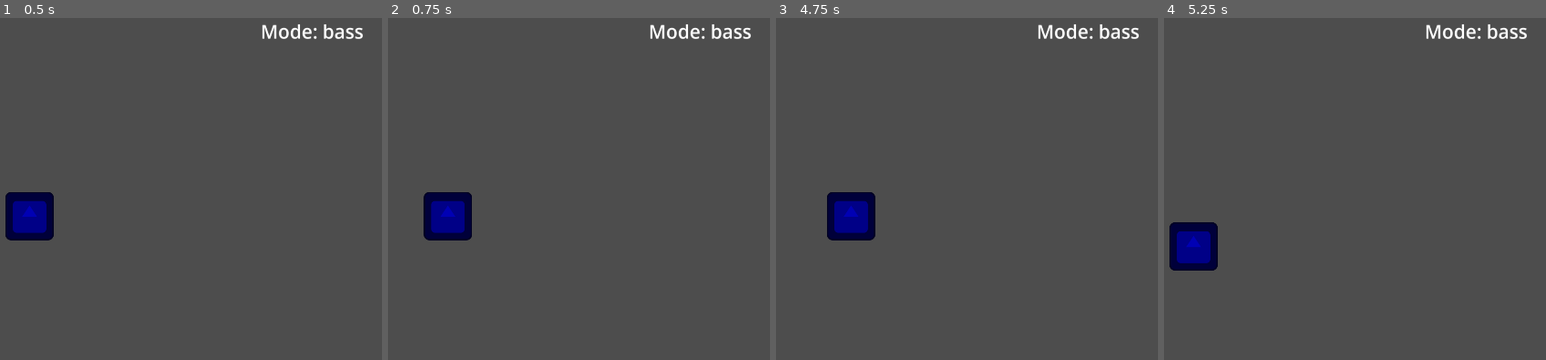
Above: before the commit, frames 1-4 (left to right).
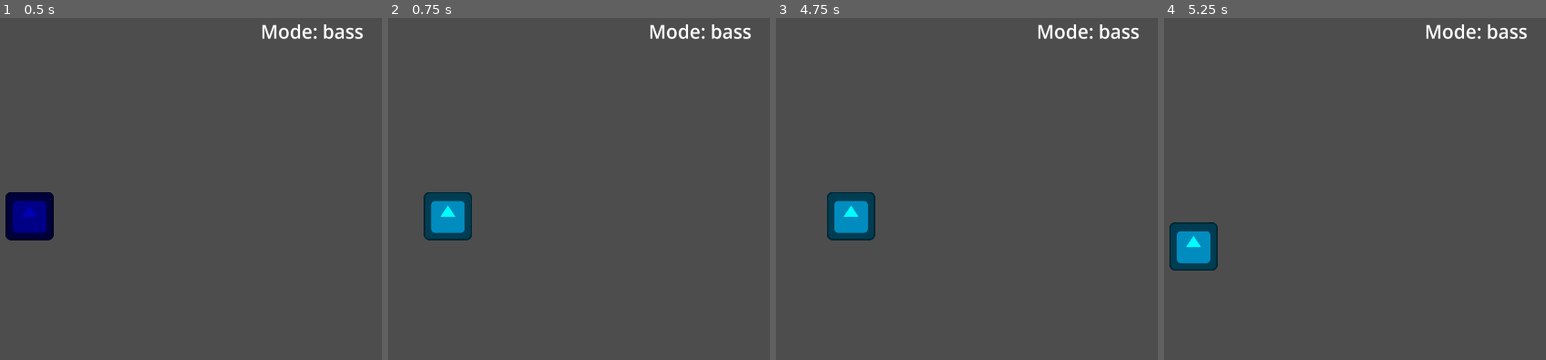
Above: after the commit, the same moments.

Repository: IAmToolbox/Composers-n-Devs-Jam
Game: Godot game, scene res://level/main_level.tscn
Same seed, same stepped clock (60 frames per second), same inputs: the game is played once before the commit and once after it. The engine's default icon, where the game draws it, is replaced by a stand-in: a white triangle on a blue panel in a dark square.
Inputs (mouse positions are in pixels of both pictures, inside the frame that each line leads up to):
- Up to frame 1 (0.5 s): no input
- Up to frame 2 (0.75 s): tap Enter at 0.5 s; move the mouse to (582, 192) at 0.52 s; hold D (right) from 0.53 s (still down); click (582, 192) at 0.6 s
- Up to frame 3 (4.75 s): tap Q (switch_mode) at 0.8, 1.35, 2.3, 2.85, 3.8, 4.35 s; move the mouse to (outside the picture) at 1.27 s; release D (right) at 1.28 s; hold S (down) 1.28-2.03 s; click (outside the picture) at 1.55 s; move the mouse to (882, 124) at 2.02 s; hold D (right) 2.03-2.78 s; click (882, 124) at 2.1 s; move the mouse to (outside the picture) at 2.77 s; hold W (up) 2.78-3.53 s; click (outside the picture) at 3.05 s; move the mouse to (1031, 274) at 3.52 s; hold A (left) from 3.53 s (still down); click (1031, 274) at 3.6 s; move the mouse to (outside the picture) at 4.27 s; click (outside the picture) at 4.55 s
- Up to frame 4 (5.25 s): move the mouse to (1236, 212) at 5.02 s; release A (left) at 5.03 s; hold S (down) from 5.03 s (still down); click (1236, 212) at 5.1 s

Frame 1 is identical in both runs. In frame 2, 1.8% of the frame differs, in the area x 9-22%, y 50-66%; in frame 3, 1.8%; in frame 4, 1.8%, in the area x 1-15%, y 59-74%.

Commit message:
Added shield ability

Diff:
--- a/components/player.tscn
+++ b/components/player.tscn
@@ -15,3 +15,9 @@
 [node name="CollisionShape2D" type="CollisionShape2D" parent="."]
 position = Vector2(-0.5, 0)
 shape = SubResource("RectangleShape2D_5odhx")
+
+[node name="ShieldTimer" type="Timer" parent="."]
+wait_time = 3.0
+one_shot = true
+
+[connection signal="timeout" from="ShieldTimer" to="." method="_on_shield_timer_timeout"]
--- a/player.gd
+++ b/player.gd
@@ -2,11 +2,17 @@
 
 @export var speed := 400
 @export var mode := "bass"
+@export var bass_color := Color.from_rgba8(0, 0, 180, 255)
+@export var treble_color := Color.from_rgba8(180, 0, 0, 255)
+
+@onready var shield_timer = $ShieldTimer
+
+var is_shielded := false
 
 signal mode_switched
 
 func _ready() -> void:
-	modulate = Color.from_rgba8(0, 0, 180, 255) # Default color for bass mode
+	modulate = bass_color # Default color for bass mode
 
 func get_input() -> void:
 	var input_direction := Input.get_vector("left", "right", "up", "down")
@@ -15,18 +21,37 @@
 func switch_mode() -> void:
 	if mode == "bass":
 		mode = "treble"
-		modulate = Color.from_rgba8(180, 0, 0, 255)
+		modulate_color(mode)
 		mode_switched.emit() # This signal is emitted on mode switch
 		return
 	if mode == "treble":
 		mode = "bass"
-		modulate = Color.from_rgba8(0, 0, 180, 255)
+		modulate_color(mode)
 		mode_switched.emit() # This signal is emitted on mode switch... again
 		return
 
+func modulate_color(current_mode) -> void:
+	if current_mode == "bass":
+		modulate = bass_color
+		return
+	if current_mode == "treble":
+		modulate = treble_color
+		return
+
+func shield() -> void:
+	modulate = Color.AQUA
+	is_shielded = true
+	shield_timer.start()
 
 func _physics_process(_delta: float) -> void:
 	get_input()
 	move_and_slide()
 	if Input.is_action_just_pressed("switch_mode"):
 		switch_mode()
+
+	if mode == "bass" and Input.is_action_just_pressed("click") and is_shielded == false:
+		shield()
+
+func _on_shield_timer_timeout() -> void: # Callback for shield timer
+	modulate_color(mode)
+	is_shielded = false
